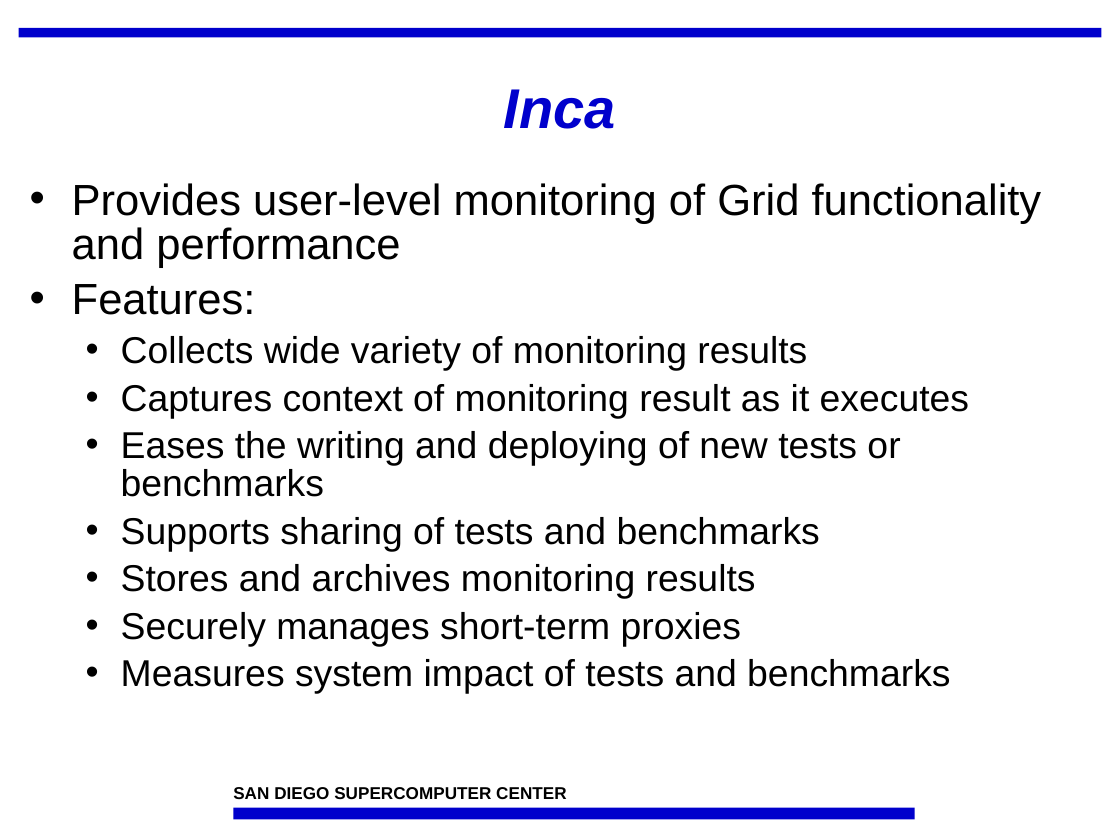
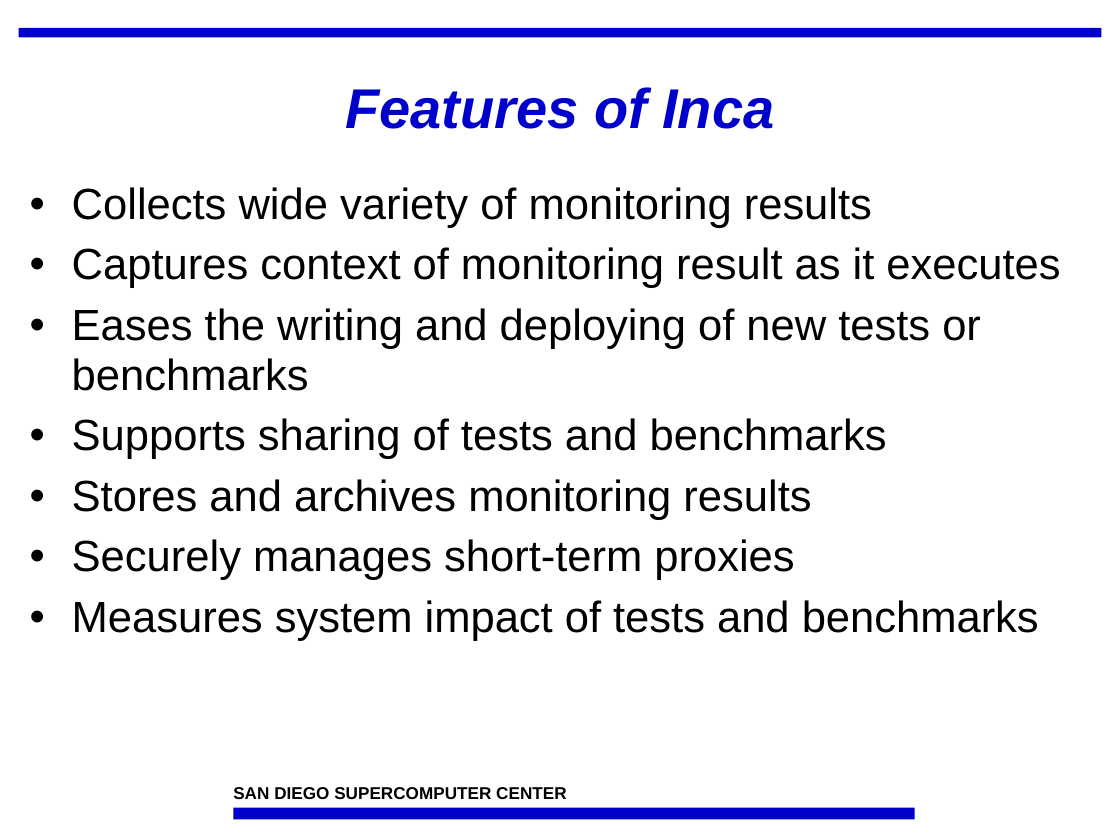
Before and after one commit to IncaProject/inca-xsede, a slide deck: slide 4 of talks/sc07/inca-sc07.ppt. Drawn at 1120x840 pixels with LibreOffice and Linux fonts; fonts in the diff are those of the drawing; background and template pictures are left out. Boxes give left, top, right and bottom in pixels: in the first picture for what was removed or moved away, otherwise in the second. Text is boxed around its words. In the diff, an @@ line names an element or a change of style, - is before the commit and + after.

```diff
--- a/talks/sc07/inca-sc07.ppt
+++ b/talks/sc07/inca-sc07.ppt
@@ title at (345, 87, 774, 129): text changed @@
-Inca
+Features of Inca
@@ text "Collects wide variety of monitoring ..." at (72, 187, 1060, 641): size 24 to 28 pt; list level 2 to 1 in "Collects wide variety of monitoring ..."; line spacing 0.85 to 0.95; list level 2 to 1 in "Captures context of monitoring result ..."; list level 2 to 1 in "Eases the writing and deploying ..."; list level 2 to 1 in "Supports sharing of tests and ..."; list level 2 to 1 in "Stores and archives monitoring results"; list level 2 to 1 in "Securely manages short-term proxies"; list level 2 to 1 in "Measures system impact of tests ..." @@
@@ text at (72, 183, 1042, 315): paragraphs removed @@
-• Provides user-level monitoring of Grid functionality and performance
-• Features:
```
Also in this commit, not shown: 11 other slides changed, 1 slide added, 1 slide removed.
